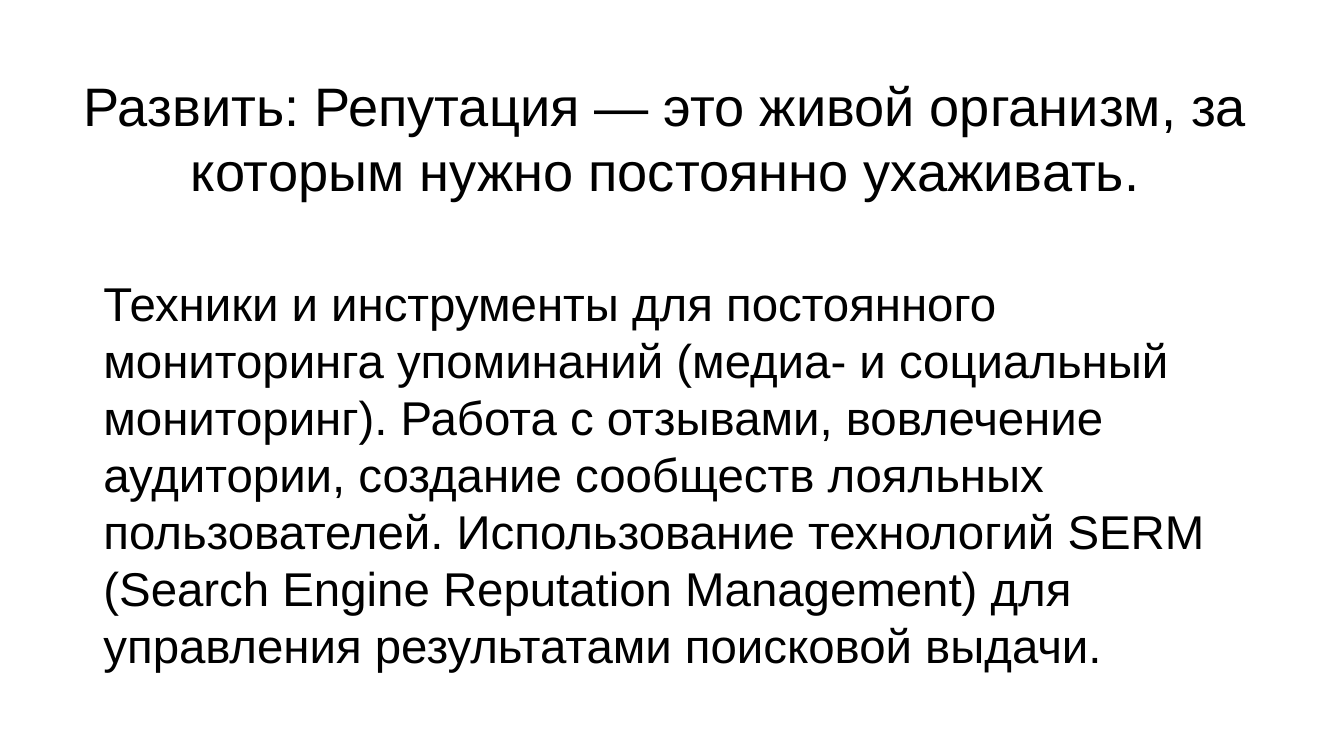
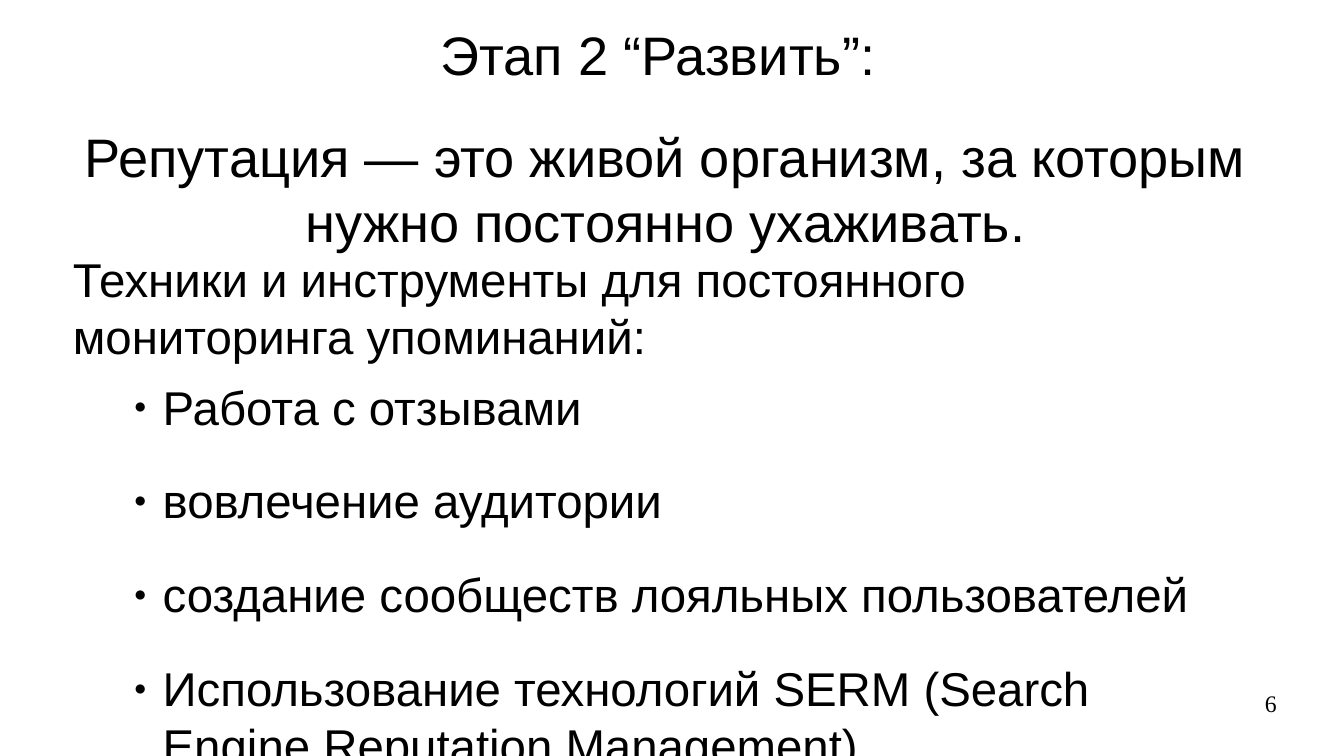
Before and after one commit to NietzschePoseidon/digital-fundamentals, a slide deck: slide 6 of documents/OCTpres1.odp (slide 7 before the commit). Drawn at 1344x756 pixels with LibreOffice and Linux fonts; fonts in the diff are those of the drawing. Boxes give left, top, right and bottom in pixels: in the first picture for what was removed or moved away, otherwise in the second. Text is boxed around its words. In the diff, an @@ line names an element or a change of style, - is before the commit and + after.

```diff
--- a/documents/OCTpres1.odp
+++ b/documents/OCTpres1.odp
@@ subtitle at (x1=85, y1=37, x2=1245, y2=251): text changed @@
-Развить: Репутация — это живой организм, за которым нужно постоянно ухаживать.
+Этап 2 “Развить”:
+Репутация — это живой организм, за которым нужно постоянно ухаживать.
@@ text added at (x1=73, y1=264, x2=966, y2=363), 28 pt, text #000000 @@
+Техники и инструменты для постоянного мониторинга упоминаний:
@@ text at (x1=163, y1=390, x2=1188, y2=716): text changed @@
-Техники и инструменты для постоянного мониторинга упоминаний (медиа- и социальный мониторинг). Работа с отзывами, вовлечение аудитории, создание сообществ лояльных пользователей. Использование технологий SERM (Search Engine Reputation Management) для управления результатами поисковой выдачи.
+● Работа с отзывами
+● вовлечение аудитории
+● создание сообществ лояльных пользователей
+● Использование технологий SERM (Search Engine Reputation Management)
@@ page number added at (x1=1265, y1=696, x2=1277, y2=713), 14 pt, text #000000 @@
+6
```
Also in this commit, not shown: 9 other slides changed, 1 slide added, 2 slides removed.
